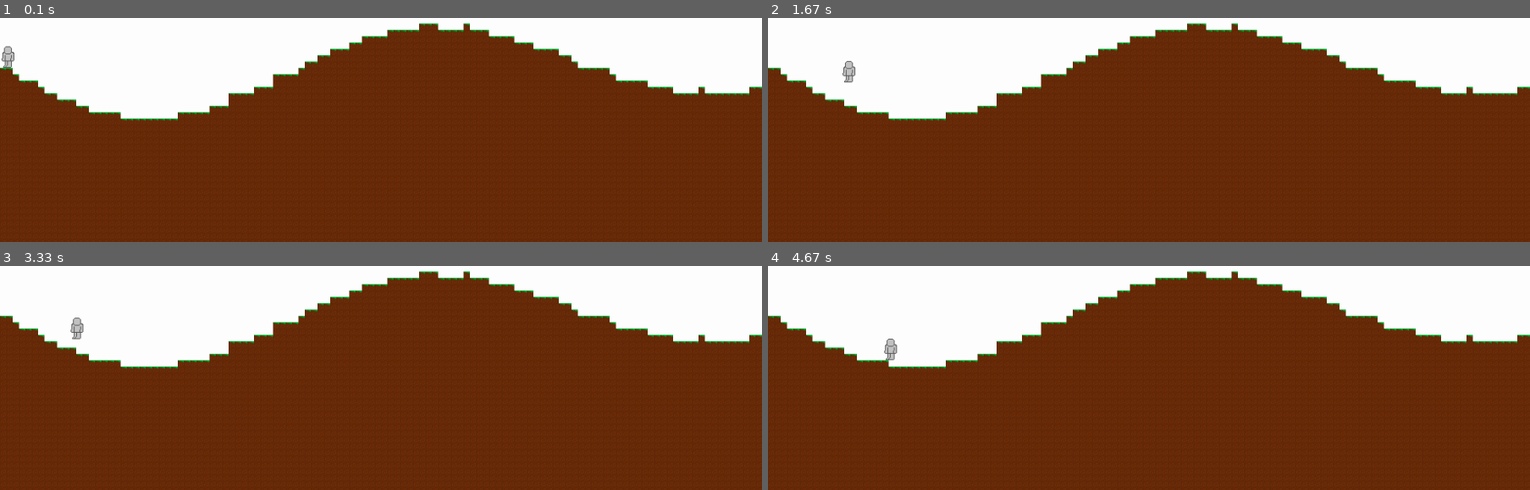
Above: before the commit, frames 1-4 (two rows, left to right).
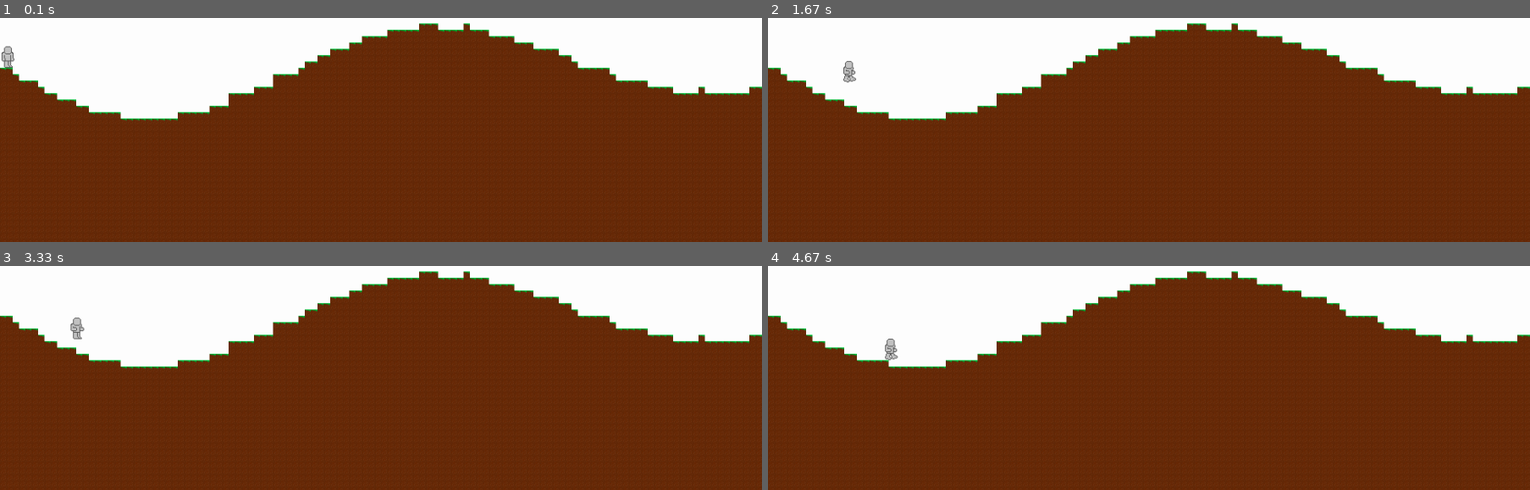
Above: after the commit, the same moments.

Repository: 48panda/pygame-al-game
Game: pygame game, started from main.py
Same seed, same stepped clock (60 frames per second), same inputs: the game is played once before the commit and once after it.
Inputs:
- Up to frame 1 (0.1 s): no input
- Up to frame 2 (1.67 s): hold D 0.33-0.8 s; hold W 0.83-1.13 s; hold D 1.17-1.63 s
- Up to frame 3 (3.33 s): hold A 1.67-2.2 s; hold W 2.67-3.03 s; hold D from 3.07 s (still down)
- Up to frame 4 (4.67 s): release D at 3.7 s; hold A 3.73-4.2 s; hold D from 4.23 s (still down)

The runs differ from the first frame. In frame 1, less than 0.1% of the frame differs, in the area x 0-2%, y 15-23%; in frame 2, less than 0.1%; in frame 3, less than 0.1%; in frame 4, less than 0.1%, in the area x 15-18%, y 34-43%.

Commit message:
Spritesheets

Diff:
--- a/engine/player.py
+++ b/engine/player.py
@@ -11,17 +11,22 @@
 
 class Player(karas.sprite.Sprite):
   bottomLeftAligned = True
+  spritesheet = True
+  spritewidth = 40
+  spriteheight = 56
+  num_sprites = 3
   def init(self, world):
 
     self.world = world
     self.x = 0
     self.y = 40
-    self.im = PLAYER
-    size = self.im.get_size()
-    self.im = pygame.transform.scale(self.im, (size[0]*2, size[1]*2))
+
+    self.fromSpriteSheet(pygame.transform.scale(PLAYER, (PLAYER.get_size()[0]*2, PLAYER.get_size()[1]*2)))
     self.vx = 0
     self.vy = 0
     self.jump = 0
+    self.flipped = True
+    self.walktimer = 0
   #def getDirection(self, c, block):
   #  changex = c[0] - self.rect.center[0]
   #  changey = c[1] - self.rect.center[1]
@@ -78,6 +83,16 @@
 
     self.vx *= 0.7
     self.vy *= 0.9
+    if abs(self.vx) < 0.01:
+      self.vx = 0
     self.x = min(len(self.world.level[0]) - 1, max(0, self.x))
     self.world.update(self)
     self.pos = self.x * 16 - self.world.scrollx, self.y * 16 - self.world.scrolly
+    if self.vx == 0:
+      self.setSprite(0, self.flipped)
+    if self.vx != 0:
+      if self.walktimer < 5:
+        self.setSprite(1, self.flipped)
+      else:
+        self.setSprite(2, self.flipped)
+      self.walktimer = (self.walktimer + 1) %10
--- a/karas/sprite.py
+++ b/karas/sprite.py
@@ -6,12 +6,33 @@
   width = 50
   height = 50
   bottomLeftAligned = False
+  spritesheet = False
+  spritewidth = 0
+  spriteheight = 0
+  num_sprites = 0
   def __init__(self, *args, **kwargs):
     super().__init__()
     self.im = pygame.Surface([self.width, self.height])
     self.hoverim = pygame.Surface([self.width, self.height])
     self.pos = 0, 0
     self.init(*args, **kwargs)
+
+  def fromSpriteSheet(self, sheet):
+    sprites = []
+    for i in range(self.num_sprites):
+      sprite = pygame.Surface((self.spritewidth, self.spriteheight), pygame.SRCALPHA)
+      sprite.blit(sheet, (0,0), area=(i*self.spritewidth, 0, self.spritewidth, self.spriteheight))
+      sprites.append(sprite)
+    self.sprites = sprites
+    self.flippedsprites = [pygame.transform.flip(i, True, False) for i in sprites]
+
+  def setSprite(self, num, flipped = False):
+    if not flipped:
+      self.im = self.sprites[num]
+    else:
+      self.im = self.flippedsprites[num]
+
+
   def update(self, *args, **kwargs):
     self.rect = self.im.get_rect()
     if self.bottomLeftAligned:
--- a/menu.py
+++ b/menu.py
@@ -33,8 +33,10 @@
     pressed = pygame.key.get_pressed()
     if pressed[pygame.K_a]:
       player.vx -= 0.15
+      player.flipped = False
     if pressed[pygame.K_d]:
       player.vx += 0.15
+      player.flipped = True
     if pressed[pygame.K_w] and player.vy == 0:
       player.jump = 2
     #buttons.draw(game.game)
Binary file changed: assets/player/template.png
Not shown, added: assets/player/template.pdn
